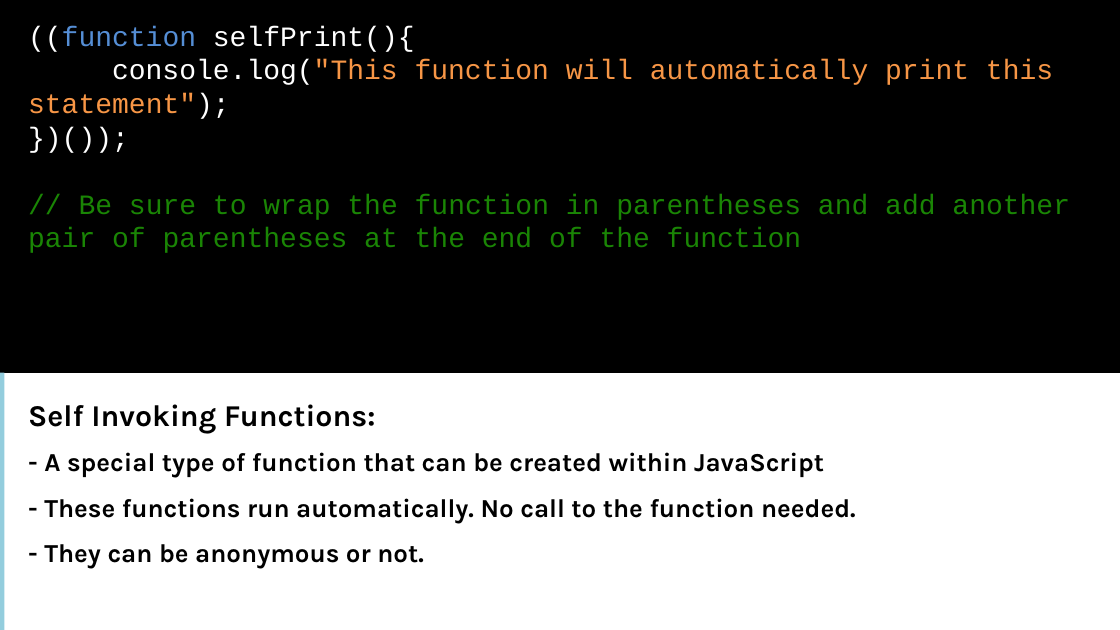
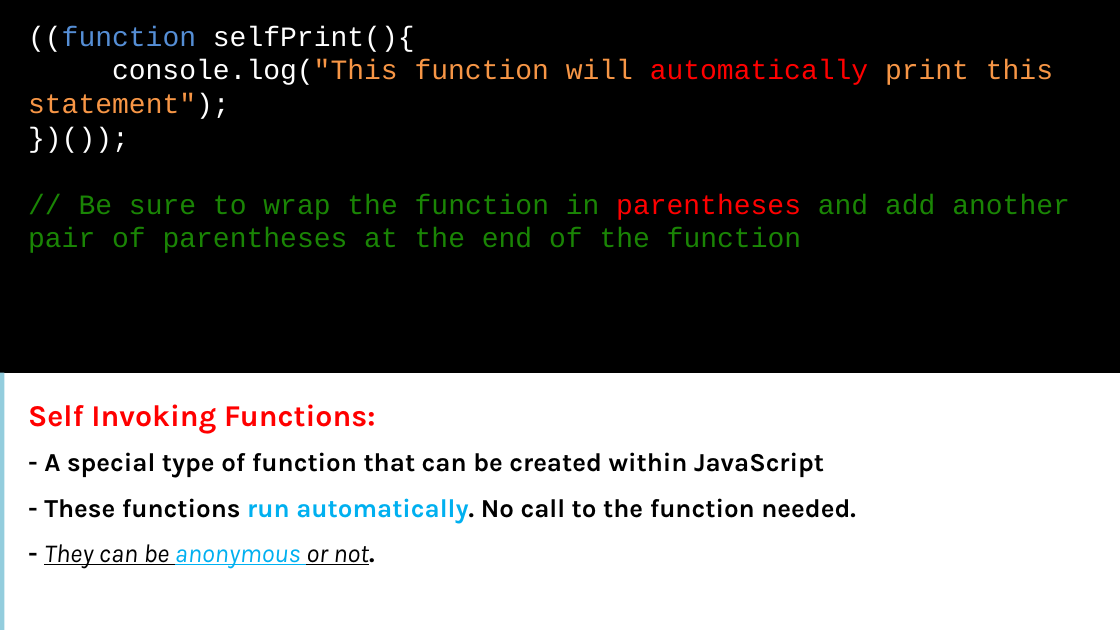
Before and after one commit to xgqfrms/MVA, a slide deck: slide 18 of 01面向有经验开发人员的 JavaScript 课程/MVA resource/01.pptx. Drawn at 1120x630 pixels with LibreOffice and Linux fonts; fonts in the diff are those of the drawing. Boxes give left, top, right and bottom in pixels: in the first picture for what was removed or moved away, otherwise in the second. Text is boxed around its words. In the diff, an @@ line names an element or a change of style, - is before the commit and + after.

```diff
--- a/01面向有经验开发人员的 JavaScript 课程/MVA resource/01.pptx
+++ b/01面向有经验开发人员的 JavaScript 课程/MVA resource/01.pptx
@@ text at (28,60,1070,253): text colour #F79646 to #FF0000 in "automatically"; text colour #1A8505 to #FF0000 in "parentheses" @@
@@ text at (28,404,856,568): text colour #000000 to #FF0000 in "Self Invoking Functions:"; text colour #000000 to #00B0F0 in "run automatically.", "anonymous"; bold off, italic on, underline on in "They can be anonymous or not." @@
```
Also in this commit, not shown: 19 other slides changed, 2 other files.
